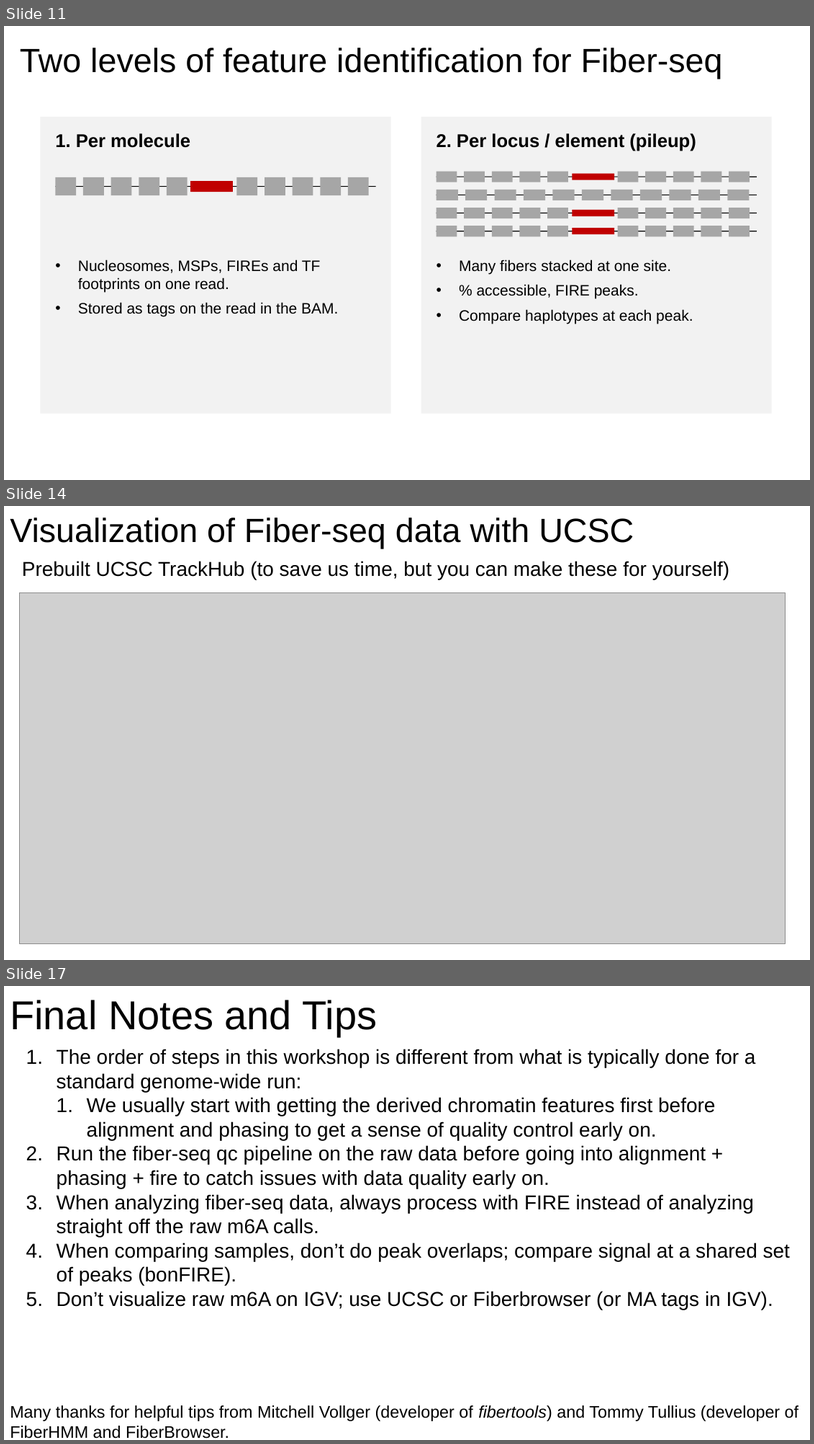
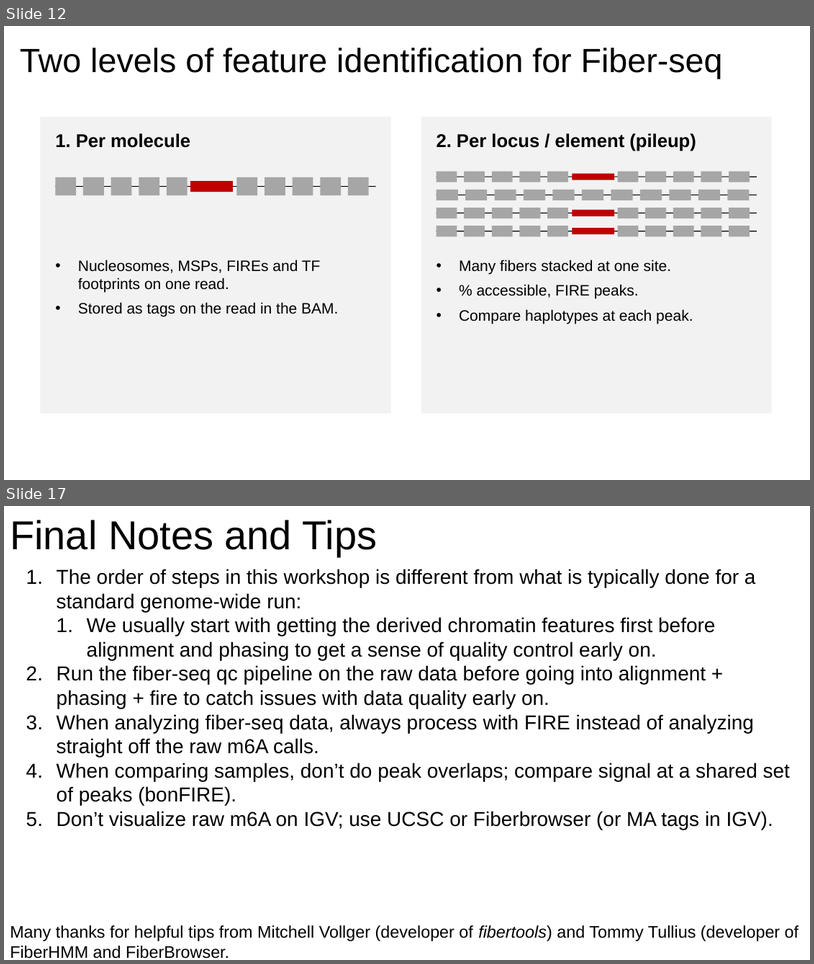
Before and after one commit to christylaflamme/fiber-seq-workshop, a slide deck: slides/LaFlamme_fiber-seq_CSHL_workshop_slide_deck.pptx. Shown one above the other, each under a label of ours: slides 11, 14 and 17 before the commit, slides 12 and 17 after it; the slides between them are not shown. The pictures are 814x1444 and 814x964 pixels, drawn with LibreOffice and Linux fonts; fonts in the diff are those of the drawing; grey boxes stand for pictures. Boxes give left, top, right and bottom in pixels: in the first picture for what was removed or moved away, otherwise in the second. Text is boxed around its words. In the diff, an @@ line names an element or a change of style, - is before the commit and + after.

```diff
--- a/slides/LaFlamme_fiber-seq_CSHL_workshop_slide_deck.pptx
+++ b/slides/LaFlamme_fiber-seq_CSHL_workshop_slide_deck.pptx
@@ slide 14 removed at (4, 506, 810, 960), background #FFFFFF @@
@@ text removed at (10, 518, 634, 549) @@
-Visualization of Fiber-seq data with UCSC
@@ text removed at (22, 561, 730, 579) @@
-Prebuilt UCSC TrackHub (to save us time, but you can make these for yourself)
@@ picture removed at (20, 592, 786, 944) @@
@@ what was slide 11 is now slide 12 @@
```
Also in this commit, not shown: 5 slides changed, 1 slide added.
